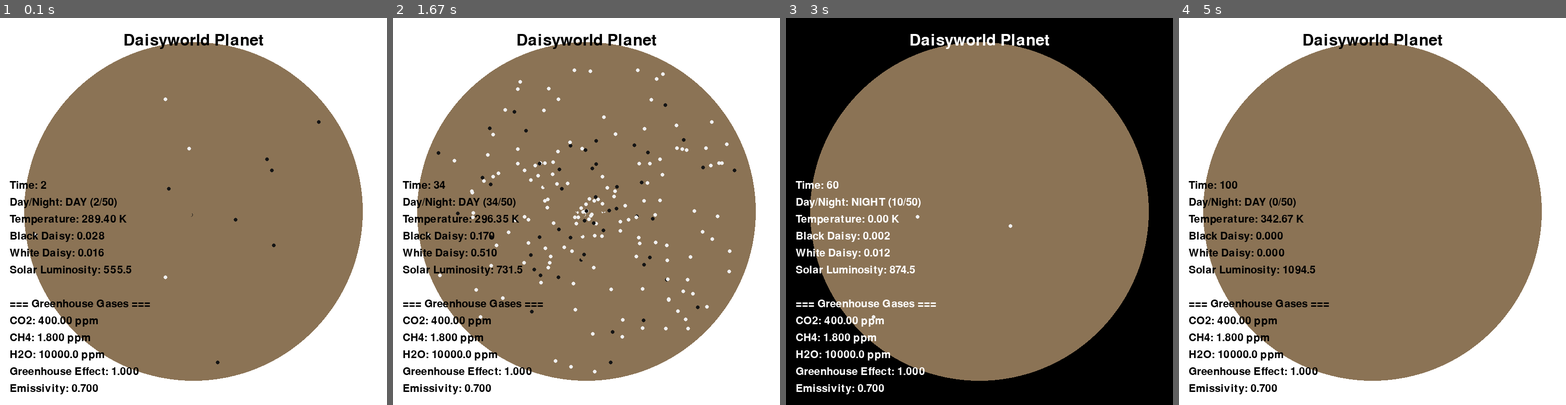
Above: before the commit, frames 1-4 (left to right).
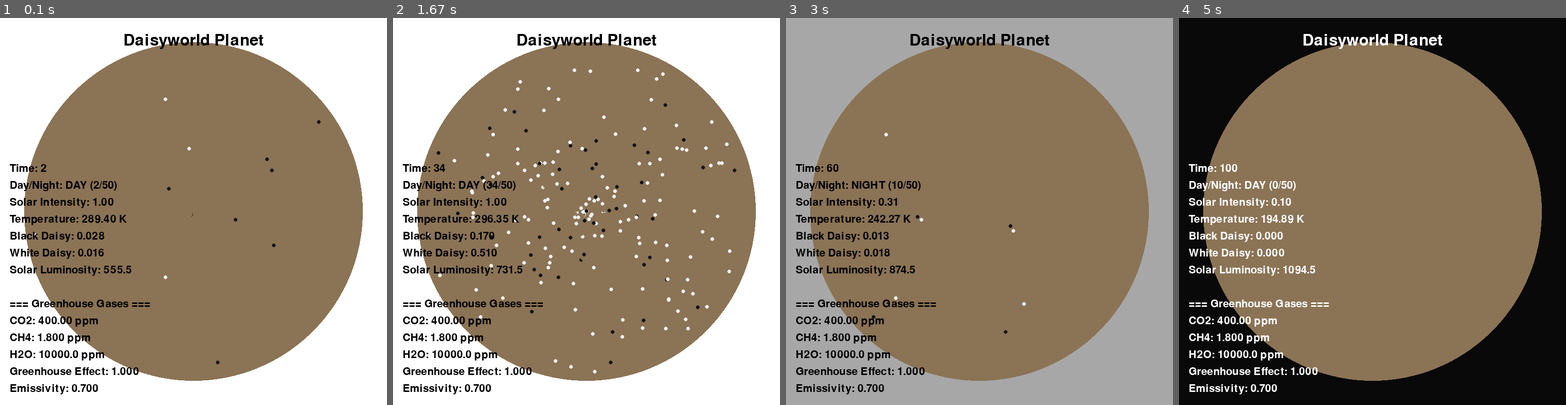
Above: after the commit, the same moments.

Repository: KR-penguin/Daisy-World
Game: pygame game, started from main.py
Same seed, same stepped clock (60 frames per second), same inputs: the game is played once before the commit and once after it.
Inputs:
- Up to frame 1 (0.1 s): no input
- Up to frame 2 (1.67 s): no input
- Up to frame 3 (3 s): no input
- Up to frame 4 (5 s): no input

The runs differ from the first frame. In frame 1, 0.7% of the frame differs, in the area x 2-31%, y 37-50%; in frame 2, 0.8%; in frame 3, 42%, in the area x 0-100%, y 0-100%; in frame 4, 42%.

Commit message:
docs: 프로젝트 종합 문서화 및 점진적 전환 시스템 개선
- 데이지월드 모델 상세 설명
- 가이아 이론과 자기조절 메커니즘 소개
- 검은/흰 데이지의 역할 및 상호작용

- 데이지 생태계 시뮬레이션
- 대기 및 온실효과 시스템 (CO₂, CH₄, H₂O)
- 낮/밤 사이클 시스템
- 이중 창 실시간 시각화 (Pygame + Matplotlib)

- 필요 패키지 목록 (pygame, matplotlib, numpy)
- 실행 방법 및 기본 조작법
- 화면 정보 해설 (15개 항목)
- 자동 저장 기능 설명

- 프로젝트 구조 및 파일 설명
- 주요 상수 및 파라미터 설정값
- 물리 공식 및 시뮬레이션 메커니즘
  * 슈테판-볼츠만 법칙
  * 데이지 성장률 공식
  * 온실효과 계산
  * 낮/밤 점진적 전환

- 학습 목표 4가지 제시
- 실험 아이디어 제안
- 커스터마이징 가이드

- 알려진 제한사항 (열용량, 공간적 균일성 등)
- 향후 개선 계획
- 참고 자료 및 논문

- `solar_intensity` 변수 추가 (0.0~1.0 범위)
- `TRANSITION_SMOOTHNESS = 0.1`: 10% 비율로 점근
- 급격한 온도 변화 방지 (현실감 향상)
- 약 10스텝에 걸쳐 부드럽게 전환

- 배경색 점진적 전환 (RGB 각 채널 독립 제어)
- `current_bg_r/g/b` 변수로 부드러운 그라데이션
- 태양 강도에 연동된 배경 밝기
- 적응형 텍스트 색상 (밝기 127 기준)

- Solar Intensity 실시간 표시
- 정보 영역 확장 (465px → 500px)
- 14개 항목 실시간 업데이트

- 상세한 주석 및 docstring
- 모듈화된 구조 (4개 파일)
- 교육 목적 최적화
- 확장 가능한 아키텍처

- 초보자 친화적 설명
- 과학적 배경 제공
- 실습 가이드 포함
- 커뮤니티 기여 환영

Diff:
--- a/simulator.py
+++ b/simulator.py
@@ -50,6 +50,7 @@
 # 낮/밤 사이클 설정
 DAY_NIGHT_CYCLE_DURATION = 50         # 낮/밤 전환 주기 (스텝 단위)
 NIGHT_SOLAR_REDUCTION = 0.0           # 밤에 태양 광도 감소율 (0 = 완전 차단)
+TRANSITION_SMOOTHNESS = 0.1           # 낮/밤 전환 부드러움 (0.1 = 10스텝에 걸쳐 전환)
 
 class DaisyworldSimulator:
     """데이지 월드 시뮬레이션 클래스"""
@@ -92,6 +93,7 @@
         # 낮/밤 사이클 변수
         self.is_daytime = True                                # 현재 낮인지 밤인지
         self.day_night_timer = 0                              # 낮/밤 전환 타이머
+        self.solar_intensity = 1.0                            # 현재 태양 강도 (0.0 ~ 1.0, 점진적 변화)
 
         # 데이터 기록용 리스트
         self.history_black_daisy = []
@@ -168,7 +170,7 @@
     def _update_day_night_cycle(self):
         """
         낮/밤 사이클 업데이트
-        50스텝마다 낮과 밤이 전환됨
+        50스텝마다 낮과 밤이 전환되며, 태양 강도는 점진적으로 변화
         """
         self.day_night_timer += 1
 
@@ -177,18 +179,26 @@
             self.is_daytime = not self.is_daytime
             self.day_night_timer = 0
 
+        # 태양 강도 점진적 변화 (부드러운 전환)
+        if self.is_daytime:
+            # 낮이 되면 태양 강도를 서서히 증가
+            target_intensity = 1.0
+        else:
+            # 밤이 되면 태양 강도를 서서히 감소
+            target_intensity = NIGHT_SOLAR_REDUCTION
+
+        # 현재 강도를 목표 강도로 부드럽게 이동
+        self.solar_intensity += (target_intensity - self.solar_intensity) * TRANSITION_SMOOTHNESS
+
     def _get_effective_solar_luminosity(self):
         """
         현재 낮/밤 상태에 따른 유효 태양 광도 계산
+        태양 강도가 점진적으로 변하므로 온도도 부드럽게 변화
 
         Returns:
             유효 태양 광도
         """
-        if self.is_daytime:
-            return self.solar_luminosity
-        else:
-            # 밤에는 태양 광도가 크게 감소
-            return self.solar_luminosity * NIGHT_SOLAR_REDUCTION
+        return self.solar_luminosity * self.solar_intensity
 
     def step(self):
         """시뮬레이션 한 스텝 실행"""
--- a/visualizer_pygame.py
+++ b/visualizer_pygame.py
@@ -39,6 +39,11 @@
     font_large = pygame.font.Font(None, 48)
     font_small = pygame.font.Font(None, 32)
 
+    # 현재 배경색 (점진적 변화를 위한 변수)
+    current_bg_r = 255
+    current_bg_g = 255
+    current_bg_b = 255
+
     running = True
     while running:
         for event in pygame.event.get():
@@ -48,13 +53,24 @@
         # 시뮬레이션 스텝 실행
         simulator.step()
 
-        # 낮/밤에 따라 배경색 변경
-        if simulator.is_daytime:
-            background_color = COLOR_WHITE     # 낮: 흰색
-            text_color = COLOR_BLACK           # 낮: 검은색 텍스트
+        # 태양 강도에 따라 배경색과 텍스트 색상 점진적으로 변경
+        # solar_intensity: 1.0 (낮, 흰색) → 0.0 (밤, 검은색)
+        target_bg_value = int(255 * simulator.solar_intensity)
+
+        # 배경색을 목표값으로 부드럽게 이동 (각 RGB 채널)
+        transition_speed = 5  # 전환 속도 (값이 클수록 빠름)
+        current_bg_r += (target_bg_value - current_bg_r) * 0.1
+        current_bg_g += (target_bg_value - current_bg_g) * 0.1
+        current_bg_b += (target_bg_value - current_bg_b) * 0.1
+
+        background_color = (int(current_bg_r), int(current_bg_g), int(current_bg_b))
+
+        # 텍스트 색상 (배경의 반전색으로 가독성 확보)
+        text_brightness = int(current_bg_r)
+        if text_brightness > 127:
+            text_color = COLOR_BLACK  # 밝은 배경에는 검은 텍스트
         else:
-            background_color = COLOR_BLACK     # 밤: 검은색
-            text_color = COLOR_WHITE           # 밤: 흰색 텍스트
+            text_color = COLOR_WHITE  # 어두운 배경에는 흰 텍스트
 
         # 화면 그리기
         screen.fill(background_color)
@@ -74,6 +90,7 @@
         info_lines = [
             f'Time: {simulator.current_time}',
             f'Day/Night: {"DAY" if simulator.is_daytime else "NIGHT"} ({simulator.day_night_timer}/{50})',
+            f'Solar Intensity: {simulator.solar_intensity:.2f}',
             f'Temperature: {simulator.temperature_planet:.2f} K',
             f'Black Daisy: {simulator.area_black_daisy:.3f}',
             f'White Daisy: {simulator.area_white_daisy:.3f}',
@@ -87,7 +104,7 @@
             f'Emissivity: {simulator.earth_emissivity:.3f}'
         ]
 
-        y_offset = SCREEN_HEIGHT - 465
+        y_offset = SCREEN_HEIGHT - 500
         for line in info_lines:
             text = font_small.render(line, True, text_color)
             screen.blit(text, (20, y_offset))
--- a/데이지 월드 기획.txt
+++ b/데이지 월드 기획.txt
@@ -1,6 +1,12 @@
 지구 내적 요인 : 온실가스(수증기, 이산화탄소, 메탄), 동식물 도입(소), 면적 변화, 생태계 구성 도입(바다, 대륙), 에너지 흡수율, 반사율, 대기층 개수 변화
 
-지구 외적 요인 : 태양에서 오는 파장 변화, 밀란코비치 이론(이심률, 세차운동, 자전축 기울기 변화), 태양 활동(흑점 주기 변화)
+지구 외적 요인 : 태양에서 오는 파장 변화, 밀란코비치 이론(이심률, 세차운동, 자전축 기울기 변화)
 
 
 툴 : C++, python(pygame), 모든 변수 조정 과정
+
+0. 지구 대기가 지구에서 방출된 복사 에너지를
+1. 대기와 온실효과를 만들어줘. 온실 효과에 영향을 끼치는 기체 종류는 3가지로 CH4, CO2, H2O야. 온실 기체가 커지면 온실 효과가 증가해서 대기 반사가 증가해
+2. 낮과 밤을 만들어. 50초가 지날 때 마다 낮과 밤이 바뀐다.
+3. 데이지가 낮에는 호흡이랑 광합성을 하고, 밤에는 호흡만 하도록 만들어. 호흡은 대기 중 O2 농도를 감소시키고 CO2를 증가시켜줘. 광합성은 대기 중 CO2 농도를 감소시키고, O2 농도를 증가시켜줘. 광합성 세기가 호흡보다 크기 때문에 낮에는 결과적으로 CO2보다 O2가 많이 생성되도록 해줘. 밤에 호흡만 할 때는 낮에 감소한 CO2양 보다 적은 양만 생성하고, 낮에 생성한 O2양 보다 적은 양만 흡수해. 밤에는 낮에보다 호흡을 더 적게하라는 말이 아니야. 호흡은 일정하게 계속 하는거야. 단지 위에 조건을 만족해야 하는 것일 뿐.
++. 온도 증가하면 광합성 효율 증가
Not shown, added: README.md
Binary file added: results/daisyworld_simulation_20251104_102258.png
